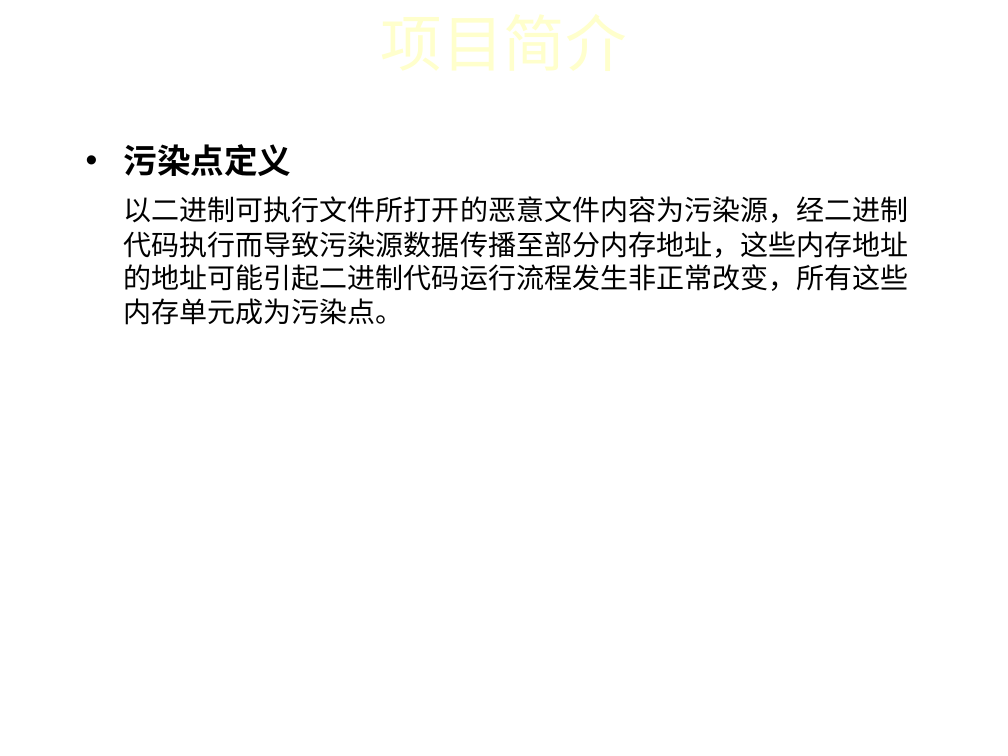
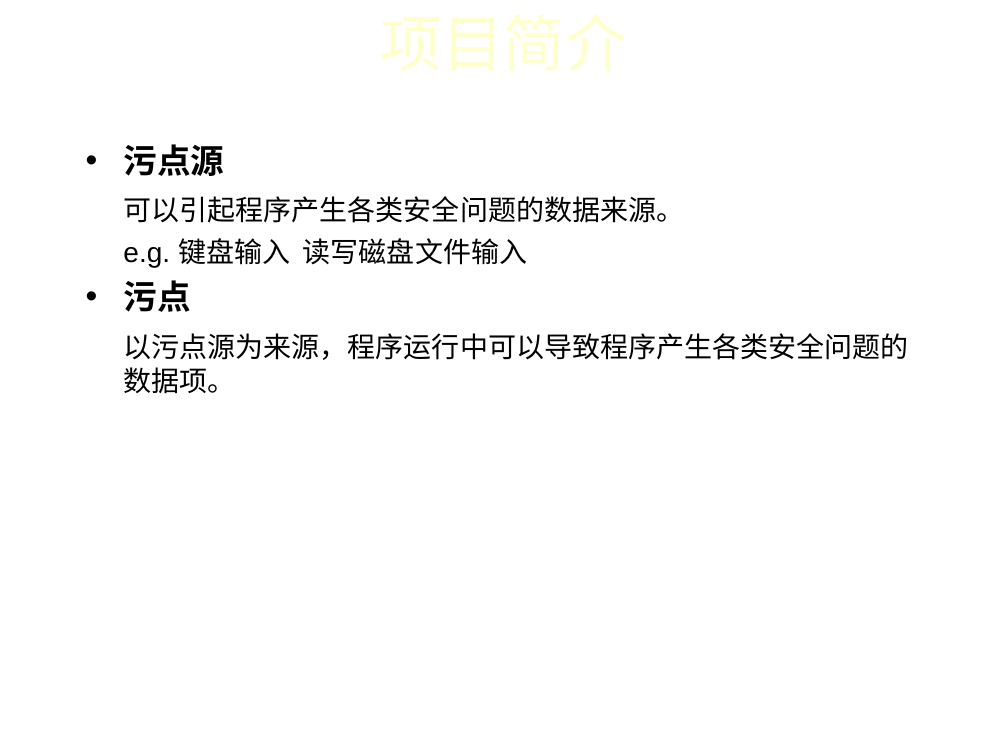
Before and after one commit to iidx/devilheart, a slide deck: slide 3 of doc/TaintAnalysis.ppt. Drawn at 1008x756 pixels with LibreOffice and Linux fonts; fonts in the diff are those of the drawing; background and template pictures are left out. Boxes give left, top, right and bottom in pixels: in the first picture for what was removed or moved away, otherwise in the second. Text is boxed around its words. In the diff, an @@ line names an element or a change of style, - is before the commit and + after.

```diff
--- a/doc/TaintAnalysis.ppt
+++ b/doc/TaintAnalysis.ppt
@@ text at (x1=123, y1=144, x2=908, y2=394): text changed @@
-• 污染点定义
-以二进制可执行文件所打开的恶意文件内容为污染源，经二进制代码执行而导致污染源数据传播至部分内存地址，这些内存地址的地址可能引起二进制代码运行流程发生非正常改变，所有这些内存单元成为污染点。
+• 污点源
+可以引起程序产生各类安全问题的数据来源。
+e.g. 键盘输入 读写磁盘文件输入
+• 污点
+以污点源为来源，程序运行中可以导致程序产生各类安全问题的数据项。
```
Also in this commit, not shown: 6 other slides changed, 1 slide added.
